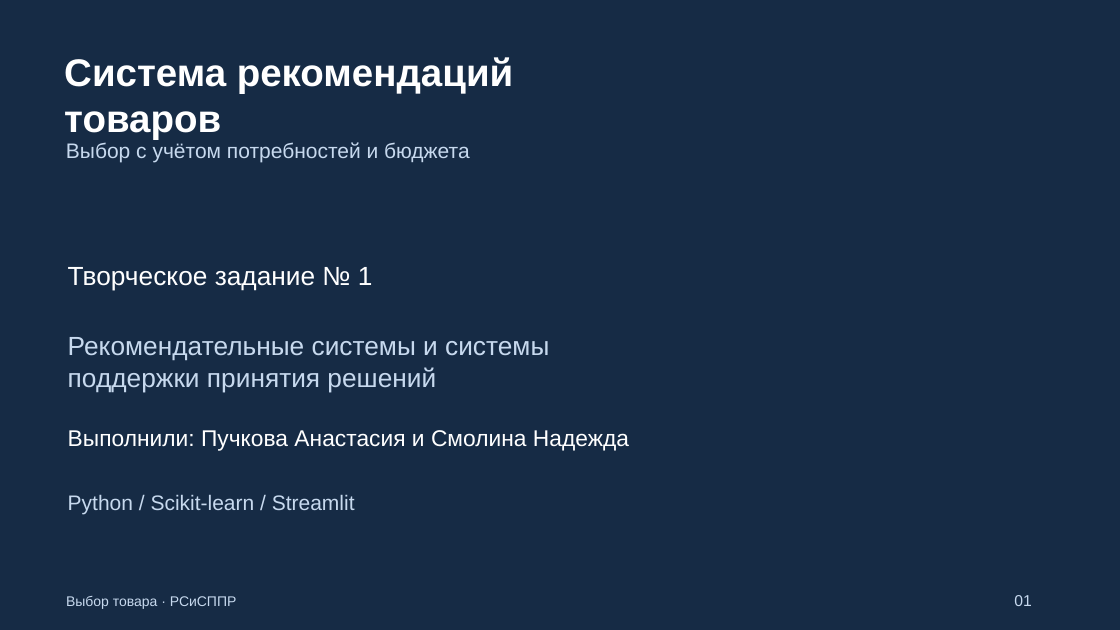
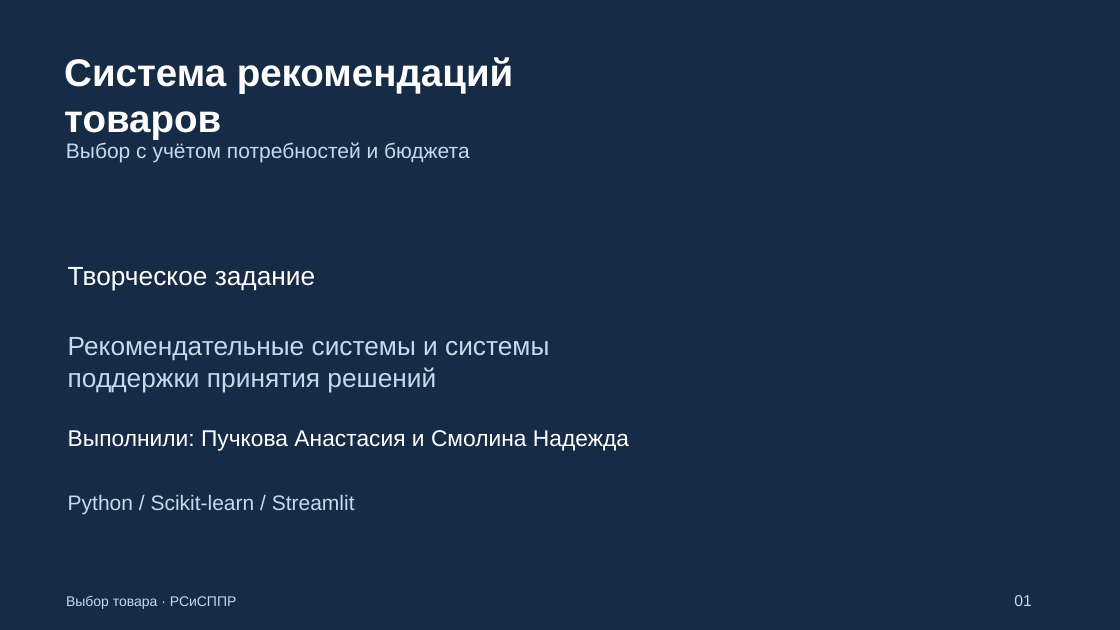
Before and after one commit to puuchkova/recommendation-system, a slide deck: slide 1 of reports/Презентация.pptx. Drawn at 1120x630 pixels with LibreOffice and Linux fonts; fonts in the diff are those of the drawing. Boxes give left, top, right and bottom in pixels: in the first picture for what was removed or moved away, otherwise in the second. Text is boxed around its words. In the diff, an @@ line names an element or a change of style, - is before the commit and + after.

```diff
--- a/reports/Презентация.pptx
+++ b/reports/Презентация.pptx
@@ text at box(68, 267, 315, 291): text changed @@
-Творческое задание № 1
+Творческое задание
```
Also in this commit, not shown: 5 other slides changed.
